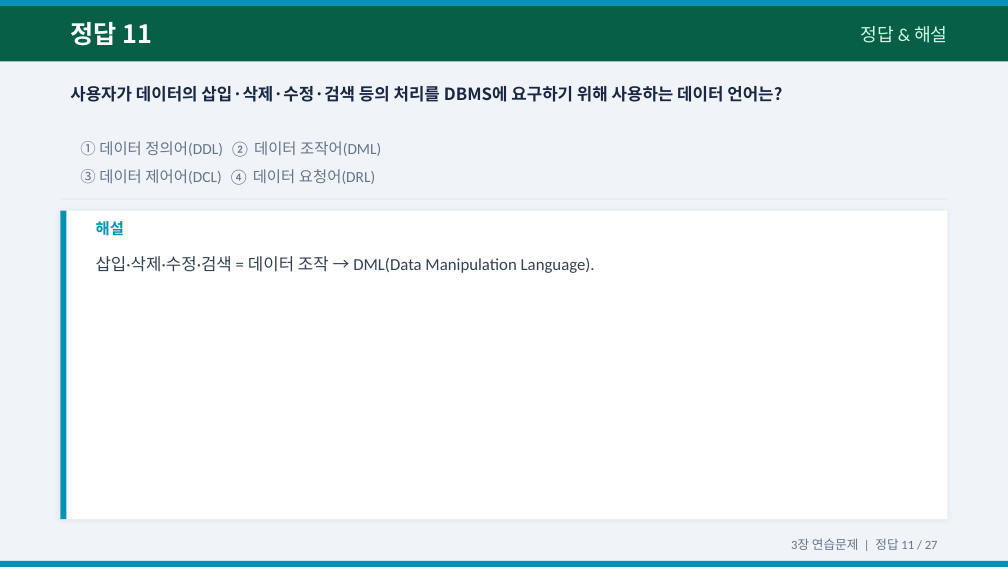
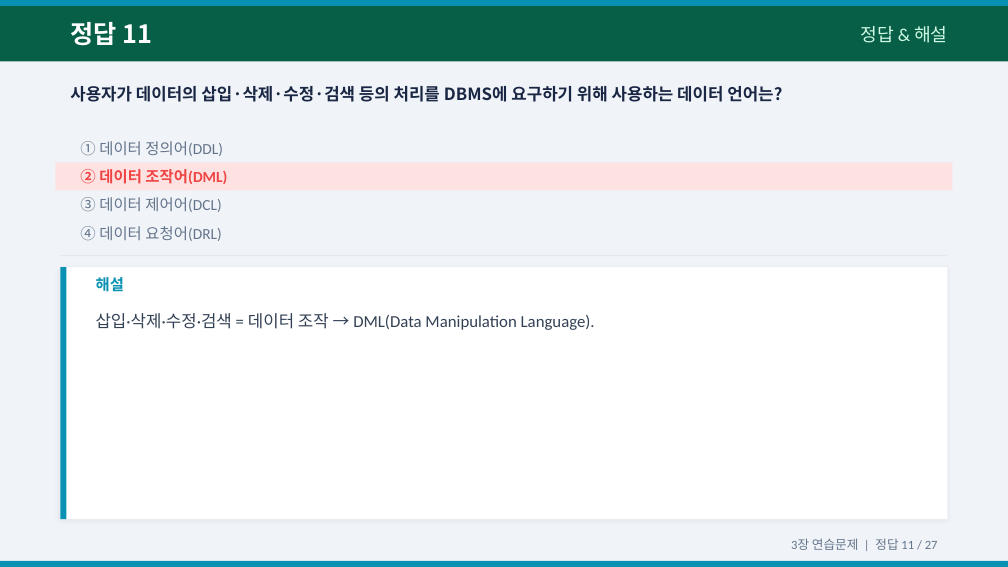
Before and after one commit to Sangdon-Park/Sangdon-Park.github.io, a slide deck: slide 23 of data/DB시스템/3장_연습문제_문제_정답.pptx. Drawn at 1008x567 pixels with LibreOffice and Linux fonts; fonts in the diff are those of the drawing. Boxes give left, top, right and bottom in pixels: in the first picture for what was removed or moved away, otherwise in the second. Text is boxed around its words. In the diff, an @@ line names an element or a change of style, - is before the commit and + after.

```diff
--- a/data/DB시스템/3장_연습문제_문제_정답.pptx
+++ b/data/DB시스템/3장_연습문제_문제_정답.pptx
@@ text at (x1=80, y1=141, x2=223, y2=156): text changed @@
-① 데이터 정의어(DDL) ② 데이터 조작어(DML)
+① 데이터 정의어(DDL)
@@ rectangle added at (x1=55, y1=162, x2=953, y2=191), fill #FEE2E2 @@
@@ text added at (x1=80, y1=169, x2=227, y2=184), 11 pt, text #EF4444, bold @@
+② 데이터 조작어(DML)
@@ text at (x1=80, y1=197, x2=221, y2=212): text changed @@
-③ 데이터 제어어(DCL) ④ 데이터 요청어(DRL)
+③ 데이터 제어어(DCL)
@@ text added at (x1=80, y1=226, x2=221, y2=241), 11 pt, text #64748B @@
+④ 데이터 요청어(DRL)
@@ rectangle moved from (x1=60, y1=199, x2=948, y2=200) to (x1=60, y1=255, x2=948, y2=256) @@
@@ rectangle resized from (x1=60, y1=211, x2=948, y2=519) to (x1=60, y1=267, x2=948, y2=519) @@
@@ rectangle resized from (x1=60, y1=211, x2=67, y2=519) to (x1=60, y1=267, x2=67, y2=519) @@
@@ text "삽입·삭제·수정·검색 = 데이터 조작 → ..." moved from (x1=96, y1=256, x2=595, y2=273) to (x1=96, y1=313, x2=595, y2=330) @@
@@ text "해설" moved from (x1=96, y1=221, x2=124, y2=236) to (x1=96, y1=277, x2=124, y2=292) @@
```
Also in this commit, not shown: 5 other slides changed, 1 other file.
